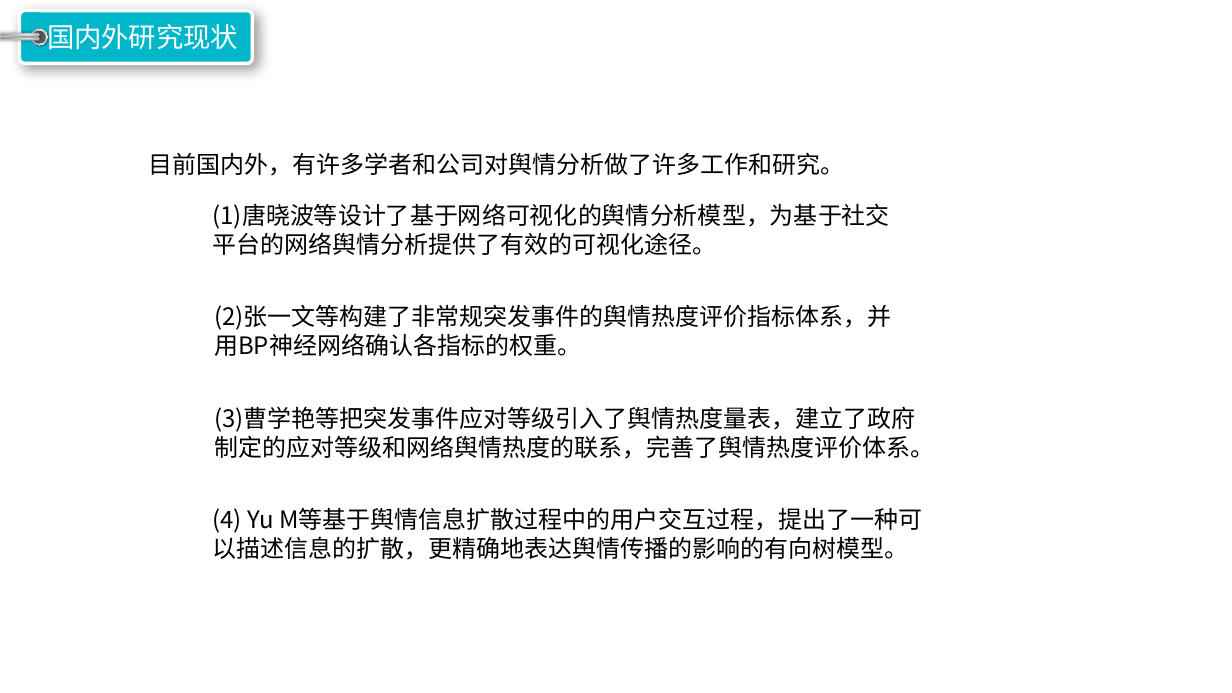
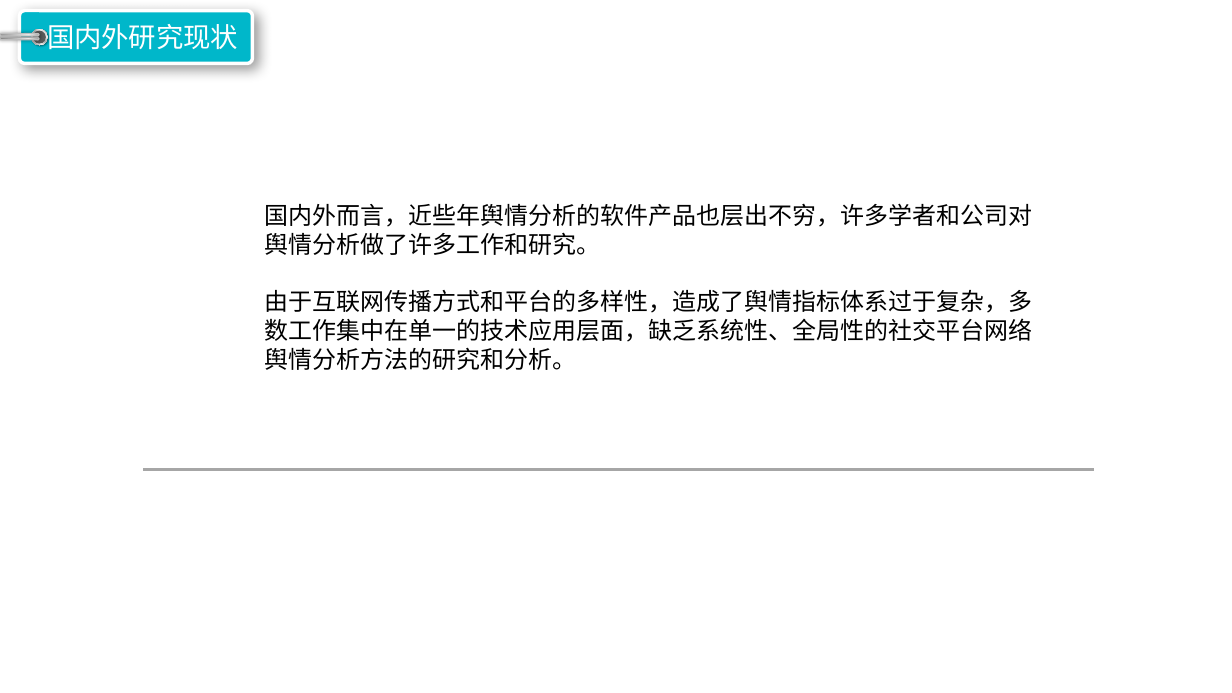
Before and after one commit to zhaobw61/Graduation-project, a slide deck: slide 5 of ppt/开题报告.pptx (slide 6 before the commit). Drawn at 1232x693 pixels with LibreOffice and Linux fonts; fonts in the diff are those of the drawing; background and template pictures are left out. Boxes give left, top, right and bottom in pixels: in the first picture for what was removed or moved away, otherwise in the second. Text is boxed around its words. In the diff, an @@ line names an element or a change of style, - is before the commit and + after.

```diff
--- a/ppt/开题报告.pptx
+++ b/ppt/开题报告.pptx
@@ text removed at (212, 203, 889, 255) @@
-(1)唐晓波等设计了基于网络可视化的舆情分析模型，为基于社交平台的网络舆情分析提供了有效的可视化途径。
@@ text at (265, 203, 1033, 370): text changed @@
-目前国内外，有许多学者和公司对舆情分析做了许多工作和研究。
+国内外而言，近些年舆情分析的软件产品也层出不穷，许多学者和公司对舆情分析做了许多工作和研究。
+由于互联网传播方式和平台的多样性，造成了舆情指标体系过于复杂，多数工作集中在单一的技术应用层面，缺乏系统性、全局性的社交平台网络舆情分析方法的研究和分析。
@@ text removed at (214, 305, 891, 356) @@
-(2)张一文等构建了非常规突发事件的舆情热度评价指标体系，并用BP神经网络确认各指标的权重。
@@ text removed at (214, 406, 934, 459) @@
-(3)曹学艳等把突发事件应对等级引入了舆情热度量表，建立了政府制定的应对等级和网络舆情热度的联系，完善了舆情热度评价体系。
@@ line added from (143, 469) to (1094, 469), #A6A6A6 1.5 pt @@
@@ text removed at (212, 507, 923, 560) @@
-(4) Yu M等基于舆情信息扩散过程中的用户交互过程，提出了一种可以描述信息的扩散，更精确地表达舆情传播的影响的有向树模型。
```
Also in this commit, not shown: 11 other slides changed, 3 slides removed, 5 other files.
